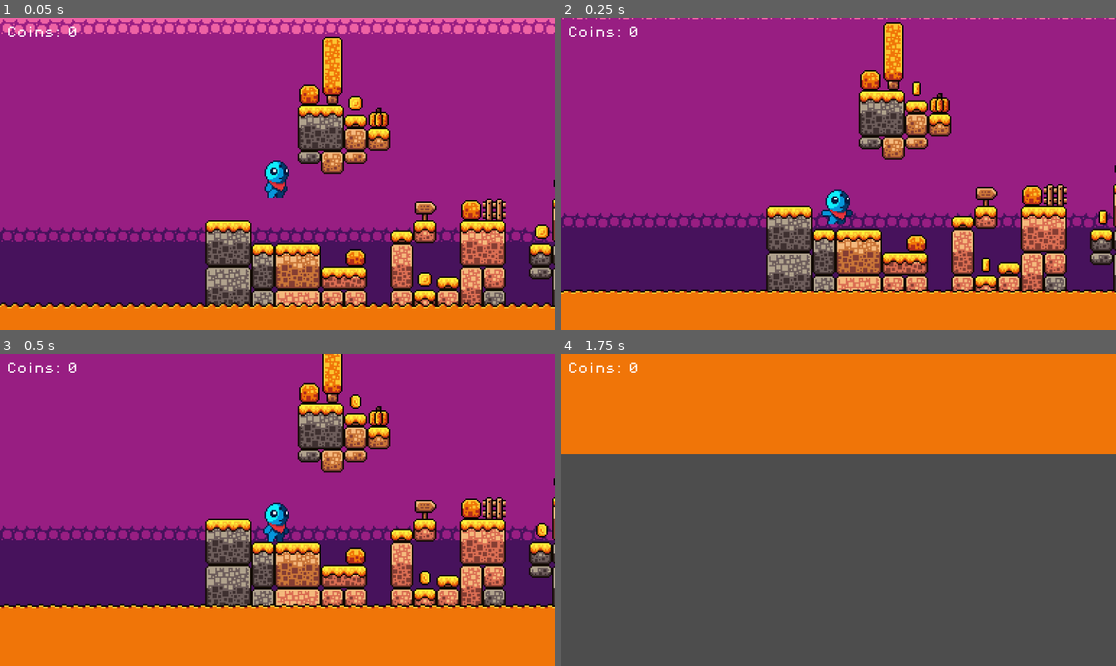
Above: before the commit, frames 1-4 (two rows, left to right).
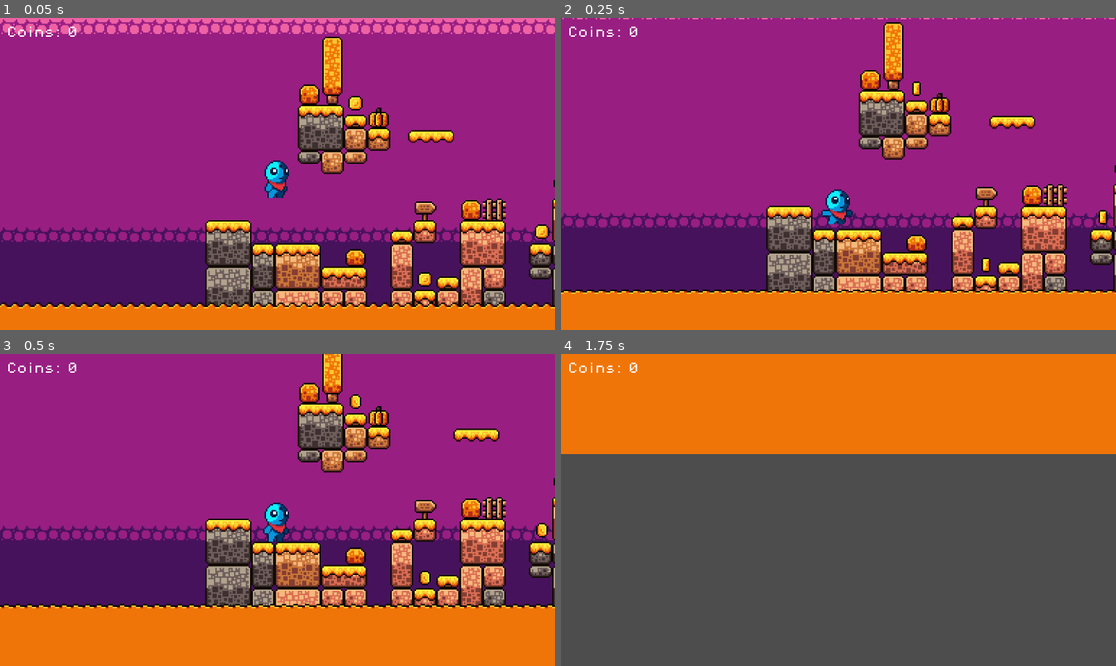
Above: after the commit, the same moments.

Repository: RobKenis/just-a-small-platformer
Game: Godot game, scene res://scenes/game.tscn
The game is run twice, just before and just after one commit, with the same random seed, the same clock (stepped at 60 frames per second) and the same inputs.
Inputs (mouse positions are in pixels of both pictures, inside the frame that each line leads up to):
- Up to frame 1 (0.05 s): no input
- Up to frame 2 (0.25 s): no input
- Up to frame 3 (0.5 s): no input
- Up to frame 4 (1.75 s): move the mouse to (960, 494) at 0.52 s; hold D (move_right) from 0.53 s (still down); click (960, 494) at 0.6 s; tap Space (jump) at 0.77, 1.52 s; move the mouse to (727, 525) at 1.27 s; click (727, 525) at 1.35 s

The runs differ from the first frame. In frame 1, 0.3% of the frame differs, in the area x 73-82%, y 35-41%; in frame 2, 0.3%, in the area x 77-86%, y 31-36%; in frame 3, 0.3%; in frame 4, nothing differs.

Commit message:
Add moving platforms

Diff:
--- a/scenes/game.tscn
+++ b/scenes/game.tscn
@@ -11,6 +11,7 @@
 [ext_resource type="Texture2D" uid="uid://ciyc5hiqcj8lo" path="res://assets/tileset/four_seasons/foreground_/foreground_.png" id="7_0o4i1"]
 [ext_resource type="Texture2D" uid="uid://bnvesjyn7enx5" path="res://assets/tileset/four_seasons/objects_/staticObjects_.png" id="9_w8kbq"]
 [ext_resource type="PackedScene" uid="uid://cpk7y5axiw8sd" path="res://scenes/coin.tscn" id="10_n5bb8"]
+[ext_resource type="PackedScene" uid="uid://cad8fwr08r2nk" path="res://scenes/platform.tscn" id="11_4y8ke"]
 [ext_resource type="PackedScene" uid="uid://qsw2u3n3u4q" path="res://scenes/hud.tscn" id="12_28g7q"]
 [ext_resource type="PackedScene" uid="uid://clfayltioemkx" path="res://scenes/blue_slime.tscn" id="14_1yjgq"]
 
@@ -1178,6 +1179,43 @@
 sources/0 = SubResource("TileSetAtlasSource_08p26")
 sources/1 = SubResource("TileSetAtlasSource_625x2")
 
+[sub_resource type="Animation" id="Animation_5mxwa"]
+resource_name = "move"
+loop_mode = 2
+tracks/0/type = "value"
+tracks/0/imported = false
+tracks/0/enabled = true
+tracks/0/path = NodePath(".:position")
+tracks/0/interp = 1
+tracks/0/loop_wrap = true
+tracks/0/keys = {
+"times": PackedFloat32Array(0, 1),
+"transitions": PackedFloat32Array(1, 1),
+"update": 0,
+"values": [Vector2(123, -26), Vector2(193, -26)]
+}
+
+[sub_resource type="Animation" id="Animation_gbrf7"]
+length = 0.001
+tracks/0/type = "value"
+tracks/0/imported = false
+tracks/0/enabled = true
+tracks/0/path = NodePath(".:position")
+tracks/0/interp = 1
+tracks/0/loop_wrap = true
+tracks/0/keys = {
+"times": PackedFloat32Array(0),
+"transitions": PackedFloat32Array(1),
+"update": 0,
+"values": [Vector2(123, -26)]
+}
+
+[sub_resource type="AnimationLibrary" id="AnimationLibrary_2fyoy"]
+_data = {
+"RESET": SubResource("Animation_gbrf7"),
+"move": SubResource("Animation_5mxwa")
+}
+
 [node name="Game" type="Node2D"]
 script = SubResource("GDScript_isr18")
 
@@ -1200,6 +1238,15 @@
 tile_map_data = PackedByteArray("AAD//wUAAAAAAAIAAAD+/wUAAAAAAAIAAAD9/wUAAAAAAAIAAAD8/wUAAAAAAAIAAAD7/wUAAAAAAAIAAAD6/w …(7344 unchanged characters)…
 tile_set = SubResource("TileSet_xbk6w")
 
+[node name="Platform" parent="." instance=ExtResource("11_4y8ke")]
+position = Vector2(123, -26)
+
+[node name="AnimationPlayer" type="AnimationPlayer" parent="Platform"]
+libraries = {
+"": SubResource("AnimationLibrary_2fyoy")
+}
+autoplay = "move"
+
 [node name="CharacterBody2D" parent="." instance=ExtResource("1_ngf7h")]
 position = Vector2(18, 0)
 
--- /dev/null
+++ b/scenes/platform.tscn
@@ -0,0 +1,17 @@
+[gd_scene load_steps=3 format=3 uid="uid://cad8fwr08r2nk"]
+
+[ext_resource type="Texture2D" uid="uid://ctjmldsaqv5sf" path="res://assets/tileset/four_seasons/midground_/autumn_.png" id="1_2ysfj"]
+
+[sub_resource type="RectangleShape2D" id="RectangleShape2D_3uad7"]
+size = Vector2(32, 9)
+
+[node name="Platform" type="AnimatableBody2D"]
+
+[node name="Sprite2D" type="Sprite2D" parent="."]
+texture = ExtResource("1_2ysfj")
+region_enabled = true
+region_rect = Rect2(47.9211, 246.883, 31.9888, 9.03601)
+
+[node name="CollisionShape2D" type="CollisionShape2D" parent="."]
+shape = SubResource("RectangleShape2D_3uad7")
+one_way_collision = true
Not shown: 1 places in scenes/game.tscn that only renumber resources
Not shown, changed: README.md
